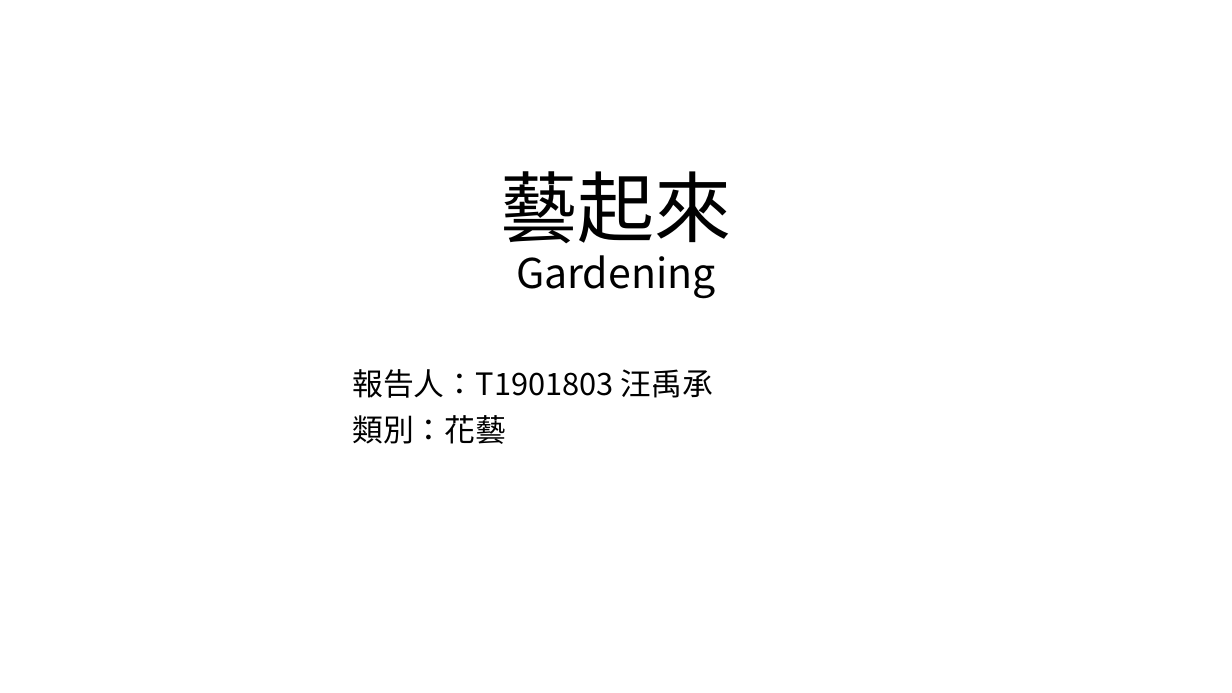
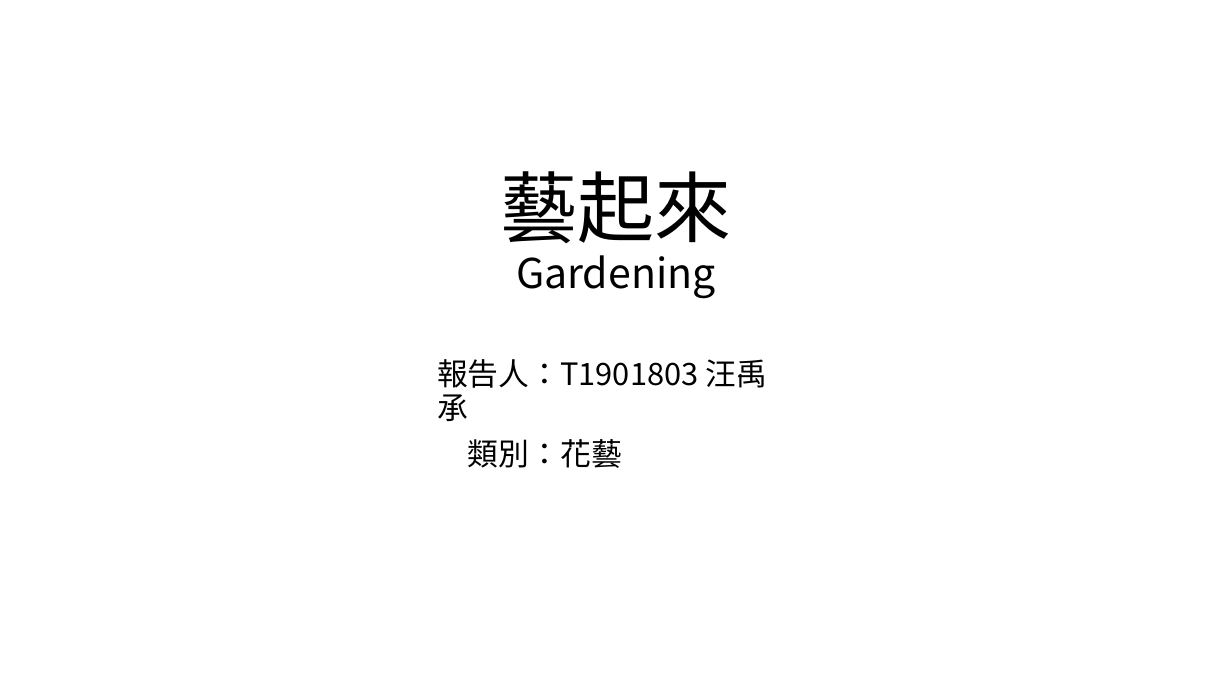
Before and after one commit to MercyLM/MyWeb, a slide deck: slide 1 of 個人作品報告.pptx. Drawn at 1232x693 pixels with LibreOffice and Linux fonts; fonts in the diff are those of the drawing. Boxes give left, top, right and bottom in pixels: in the first picture for what was removed or moved away, otherwise in the second. Text is boxed around its words. In the diff, an @@ line names an element or a change of style, - is before the commit and + after.

```diff
--- a/個人作品報告.pptx
+++ b/個人作品報告.pptx
@@ subtitle "報告人：T1901803 汪禹承" rewrapped from (352,369,713,444) to (437,359,767,468) @@
```
Also in this commit, not shown: 5 other slides changed, 1 slide removed.
